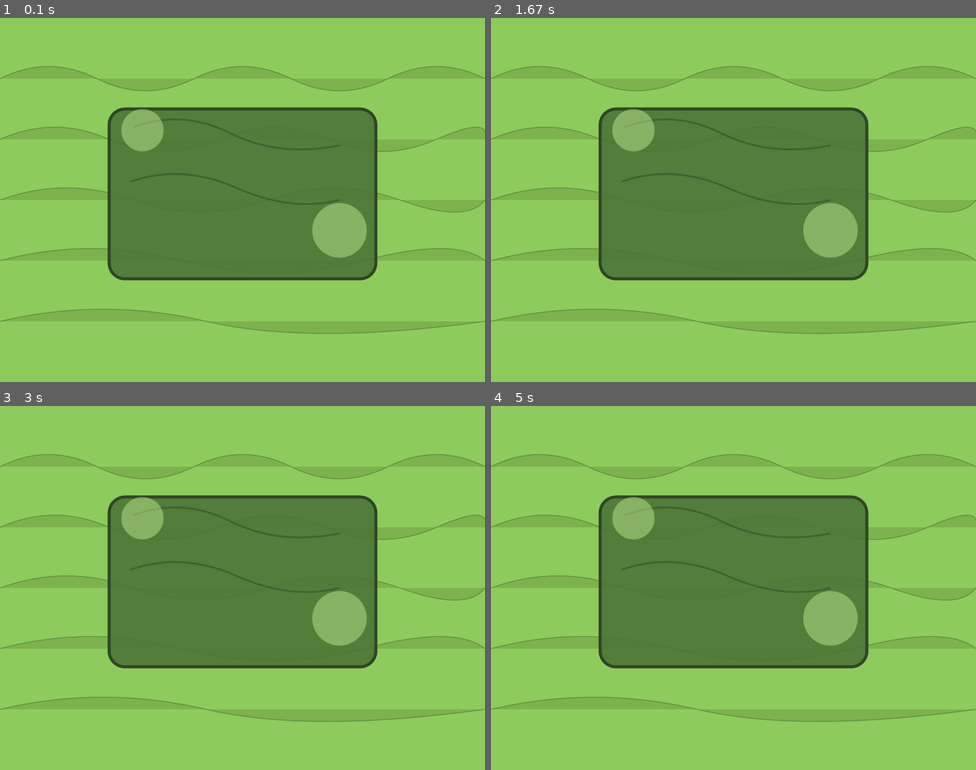
Above: before the commit, frames 1-4 (two rows, left to right).
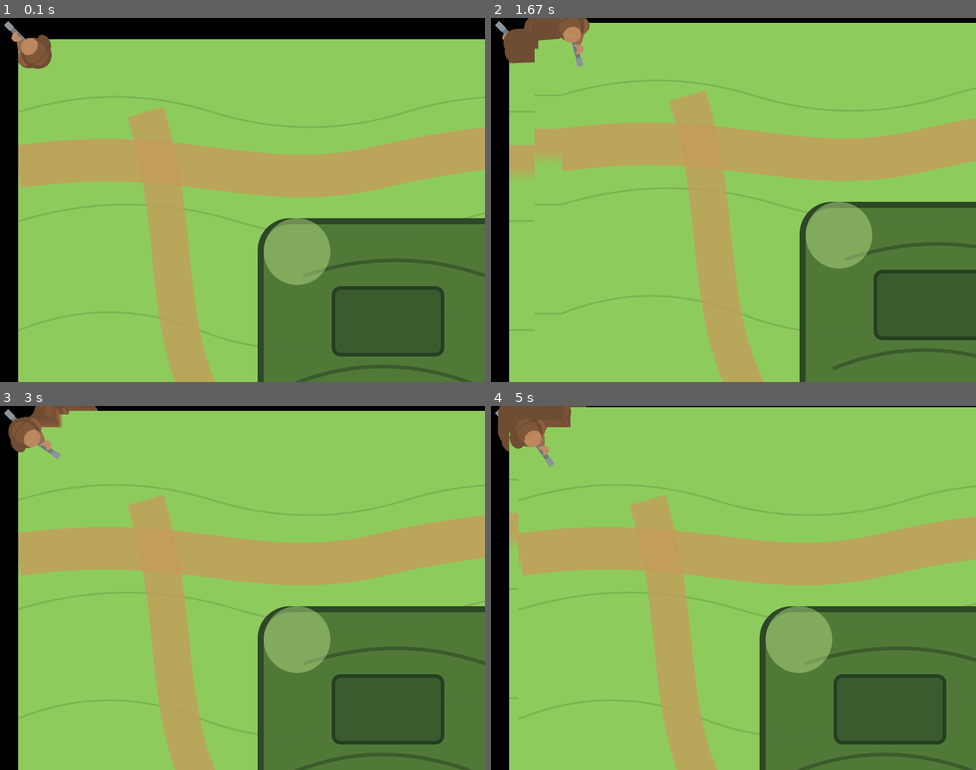
Above: after the commit, the same moments.

Repository: Stead34601/pygameTest
Game: pygame game, started from maincode/main.py
Two runs of this game, one before a commit and one after it. Both use one fixed random seed, a clock stepped at 60 frames per second and the inputs below.
Inputs (mouse positions are in pixels of both pictures, inside the frame that each line leads up to):
- Up to frame 1 (0.1 s): no input
- Up to frame 2 (1.67 s): hold D 0.33-0.8 s; move the mouse to (714, 214) at 0.37 s; hold W 0.83-1.13 s; move the mouse to (888, 189) at 0.87 s; hold D 1.17-1.63 s; move the mouse to (617, 203) at 1.2 s
- Up to frame 3 (3 s): hold A 1.67-2.2 s; move the mouse to (92, 533) at 1.7 s; hold S 2.23-2.53 s; move the mouse to (315, 460) at 2.27 s; hold A 2.57-2.97 s; move the mouse to (300, 620) at 2.6 s
- Up to frame 4 (5 s): hold W 3-3.37 s; move the mouse to (607, 453) at 3.03 s; hold D 3.4-4.03 s; move the mouse to (743, 464) at 3.43 s; hold S 4.07-4.43 s; move the mouse to (617, 515) at 4.1 s; hold A 4.47-4.93 s; move the mouse to (709, 682) at 4.5 s; hold D from 4.97 s (still down)

The runs differ from the first frame. In frame 1, 64% of the frame differs, in the area x 0-100%, y 0-100%; in frame 2, 58%; in frame 3, 60%; in frame 4, 59%.

Commit message:
progress made on camera

Diff:
--- a/maincode/main.py
+++ b/maincode/main.py
@@ -10,6 +10,86 @@
 background = pygame.image.load("maincode/background.svg").convert()
 
 clock = pygame.time.Clock()
+cameray = 0
+camerax = 0
+
+
+#create a character class
+class player:
+    def __init__(self,pos):
+        self.pos = pos
+        self.speed = 3.0
+        self.health = 100
+        self.surf = pygame.image.load("maincode/trooper.svg").convert_alpha()
+        self.rect = self.surf.get_rect(center = pos)
+
+    def __str__(self):
+        message = ("The player has "+ str(self.health)+ "health, and is at "+ str(self.pos))
+        return message
+
+    def move(self,cam,direction):
+        if direction == "up":
+            self.rect.centery -= self.speed
+        elif direction == "down":
+            self.rect.centery += self.speed
+        elif direction == "left":
+            self.rect.centerx -= self.speed
+        elif direction == "right":
+            self.rect.centerx += self.speed
+        cam.x = self.rect.centerx - (cam.width / 2)
+        cam.y = self.rect.centery - (cam.height / 2)
+        cam.updatePos()
+        self.updatePos()
+
+    def faceMouse(self):
+        pos = self.rect.center
+        bearing = getMouseBearing(pos)
+        self.rotated = pygame.transform.rotate(self.surf, bearing)
+        self.rect = self.rotated.get_rect(center=self.rect.center)
+
+    def updatePos(self):
+        self.pos = (self.rect.centerx,self.rect.centery)
+
+#create a camera class
+class Camera:
+    def __init__(self,width, height, player):
+        self.width = width
+        self.height = height
+        self.x = player.rect.centerx - (width / 2)
+        self.y = player.rect.centery - (height / 2)
+        self.pos = (self.x, self.y)
+
+    def __str__(self):
+        message = ("The cam is: " + str(self.width) + "x" + str(self.height) + " and is at pos" + str(self.pos))
+        return message
+
+    def updatePos(self):
+        self.pos = (self.x, self.y)
+
+#functions
+def getMouseBearing(pos):
+    mousePos = pygame.mouse.get_pos()
+    dx = mousePos[0] - pos[0]
+    dy = mousePos[1] - pos[1]
+    return math.degrees(math.atan2(-dy, dx)) - 90
+
+def doInputs(cam):
+    keys = pygame.key.get_pressed()
+
+    if keys[pygame.K_w]:
+        character.move(cam,"up")
+    if keys[pygame.K_s]:
+        character.move(cam,"down")
+    if keys[pygame.K_a]:
+        character.move(cam,"left")
+    if keys[pygame.K_d]:
+        character.move(cam,"right")
+
+
+#create a character with a camera
+character = player((50,50))
+camera = Camera(40,30, character)
+
 
 
 #main game loop
@@ -20,7 +100,23 @@
             exit()
 
 
+    #cam stuff
+
+    #Player stuff
+
+    #keys
+    doInputs(camera)
+    character.faceMouse()
+    print(str(camera))
+    print(str(character))
+
+
     #blit everything
-    screen.blit(background,(0,0))
+    #screen.blit(background,(0,0))
+    screen.blit(background, (camera.pos))
+    screen.blit(character.rotated, character.rect)
+
+
+    #needed stuff for pygame to refresh
     pygame.display.update()
     clock.tick(30)
Binary file removed: maincode/background.png
Not shown, changed: maincode/background.svg
Not shown, removed: maincode/soldier.svg
Not shown, added: maincode/trooper.svg
